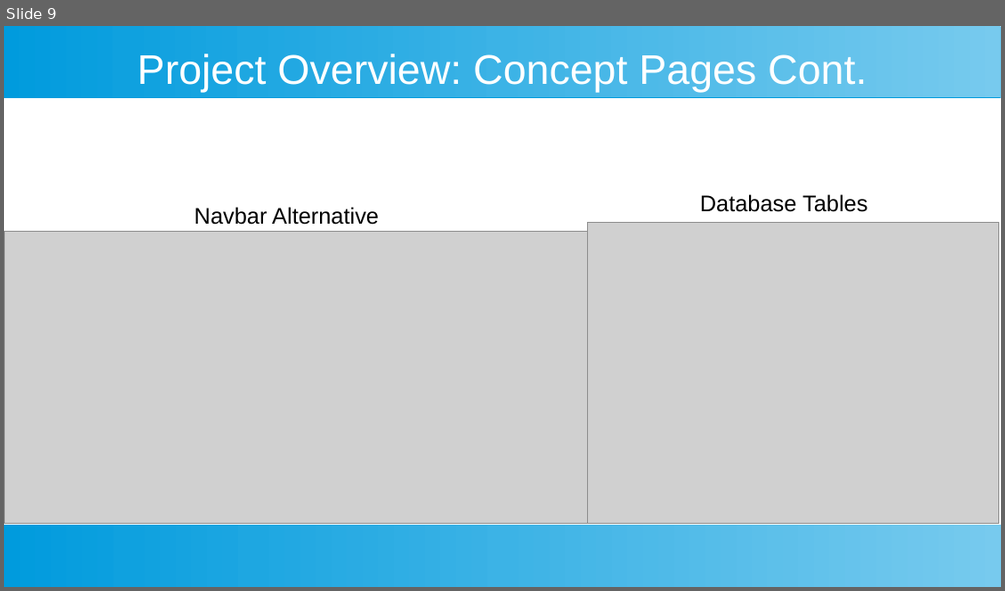
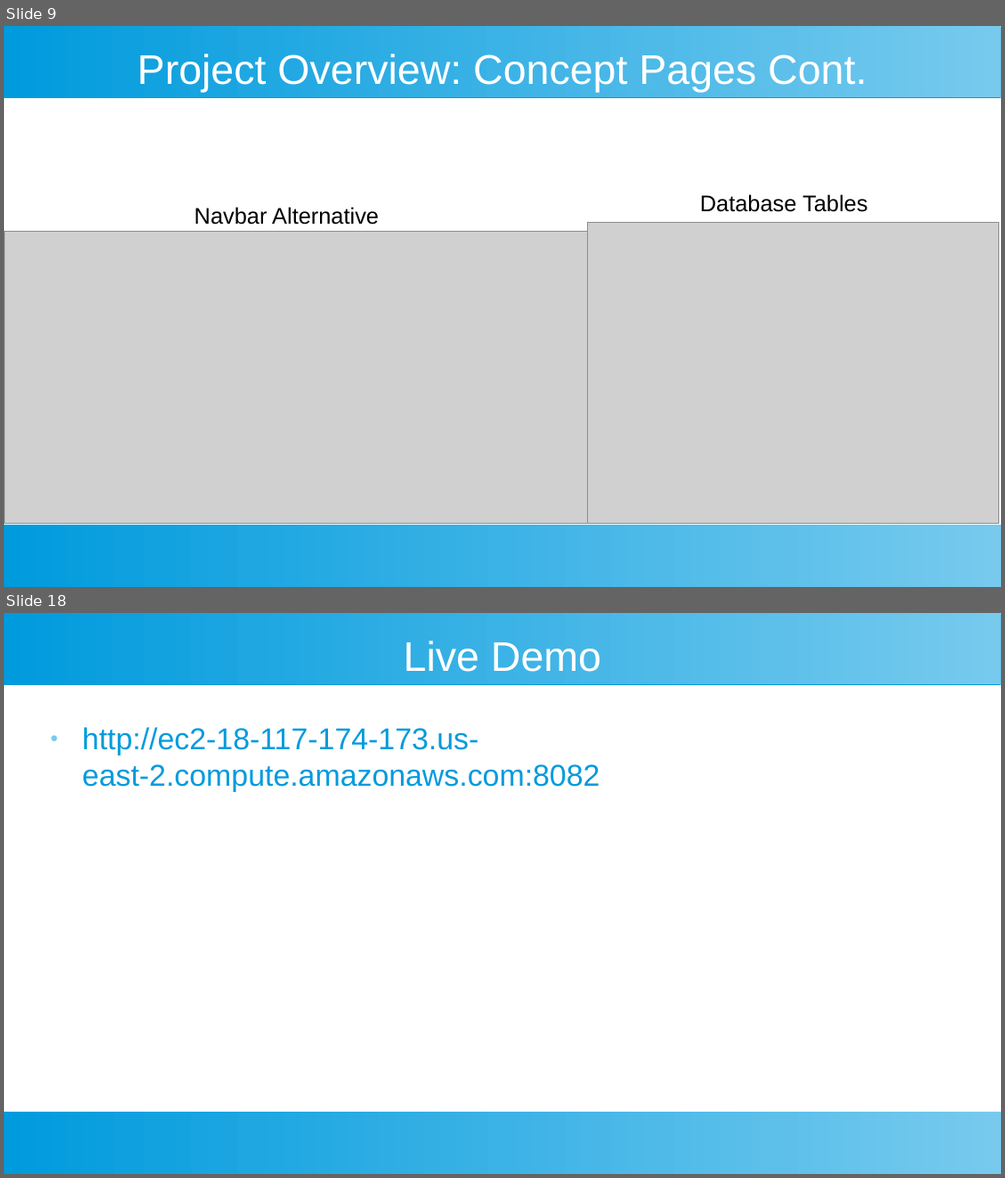
Before and after one commit to cookbook-com/cookbook, a slide deck: Presentation.odp. Shown one above the other, each under a label of ours: slide 9 before the commit, slides 9 and 18 after it; the slides between them are not shown. The pictures are 1005x591 and 1005x1178 pixels, drawn with LibreOffice and Linux fonts; fonts in the diff are those of the drawing; grey boxes stand for pictures. Boxes give left, top, right and bottom in pixels: in the first picture for what was removed or moved away, otherwise in the second. Text is boxed around its words. In the diff, an @@ line names an element or a change of style, - is before the commit and + after.

```diff
--- a/Presentation.odp
+++ b/Presentation.odp
@@ slide 18 added at box(4, 613, 1001, 1174), background #FFFFFF; not listed: 2 template elements that a slide beside it also shows @@
@@ title added at box(404, 641, 601, 672), 33 pt, text #FFFFFF @@
+Live Demo
@@ text added at box(82, 727, 599, 792), 24 pt, text #009BDD @@
+● http://ec2-18-117-174-173.us-east-2.compute.amazonaws.com:8082
```
Also in this commit, not shown: 8 other slides added, 2 other files.
